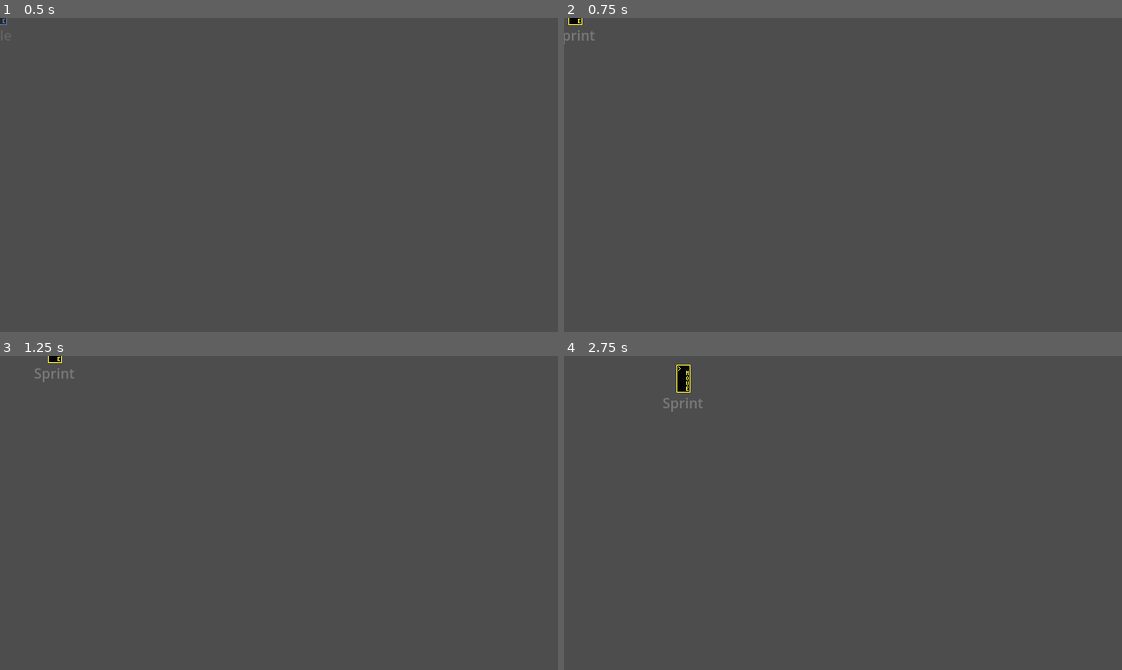
Above: before the commit, frames 1-4 (two rows, left to right).
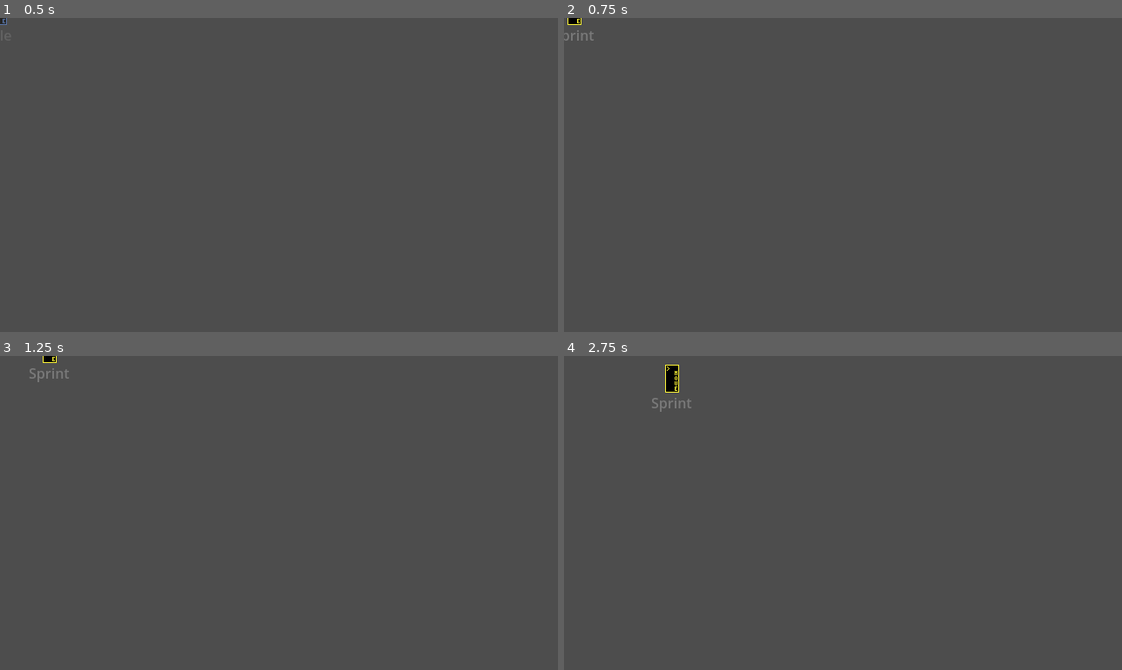
Above: after the commit, the same moments.

Repository: zibetnu/haunting-hijinx
Game: Godot game, scene res://src/player/ghost.tscn
Two runs of this game, one before a commit and one after it. Both use one fixed random seed, a clock stepped at 60 frames per second and the inputs below. This scene is started directly instead of the project's main scene.
Inputs (mouse positions are in pixels of both pictures, inside the frame that each line leads up to):
- Up to frame 1 (0.5 s): no input
- Up to frame 2 (0.75 s): tap Enter at 0.5 s; move the mouse to (965, 159) at 0.52 s; press the mouse at (965, 159) at 0.53 s; hold D (move_right) from 0.53 s (still down)
- Up to frame 3 (1.25 s): keep holding D (move_right)
- Up to frame 4 (2.75 s): move the mouse to (731, 528) at 1.27 s; release D (move_right) at 1.28 s; release the mouse at (731, 528) at 1.28 s; hold S (move_down) 1.28-2.03 s; right-click (731, 528) at 1.35 s; move the mouse to (898, 443) at 2.02 s; press the mouse at (898, 443) at 2.03 s; hold D (move_right) from 2.03 s (still down)

Frame 1 is identical in both runs. In frame 2, less than 0.1% of the frame differs, in the area x 0-6%, y 0-9%; in frame 3, 0.2%; in frame 4, 0.5%, in the area x 15-25%, y 2-18%.

Commit message:
Decrease ghost sprint speed multiplier

Diff:
--- a/src/player/ghost.tscn
+++ b/src/player/ghost.tscn
@@ -196,7 +196,7 @@
 
 [node name="Sprint" parent="StateMachine" index="3" node_paths=PackedStringArray("idle_state", "damage_handler") instance=ExtResource("2_jq5ho")]
 idle_state = NodePath("../Idle")
-speed_multiplier = 2.0
+speed_multiplier = 1.8
 damage_handler = NodePath("../../DamageHandlers/Stunnable")
 
 [node name="Summon" parent="StateMachine" index="4" node_paths=PackedStringArray("exit_state", "damage_handler") instance=ExtResource("3_n6o1l")]
